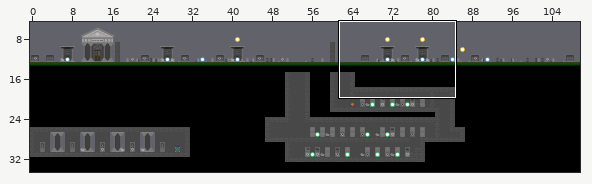
One commit to this Tiled map (JSON): assets/tilemaps/TheDeadKingRisingAlpha1-2.json. The first picture is a wide view before the edit; the outline marks the close-up.
Close-up. Old version:
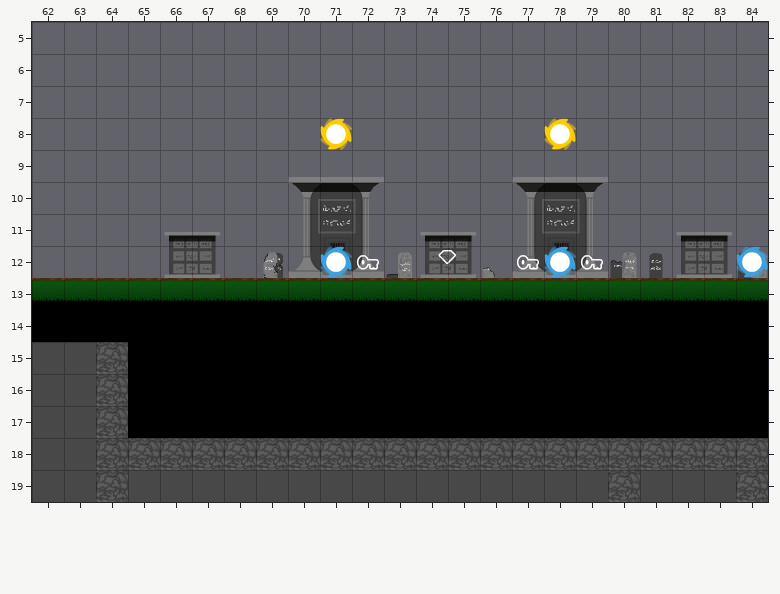
Cells are 64x64 px. Shown: x 62..84, y 5..19. The commit also changed other parts of the map, which this record leaves out.
And afterwards:
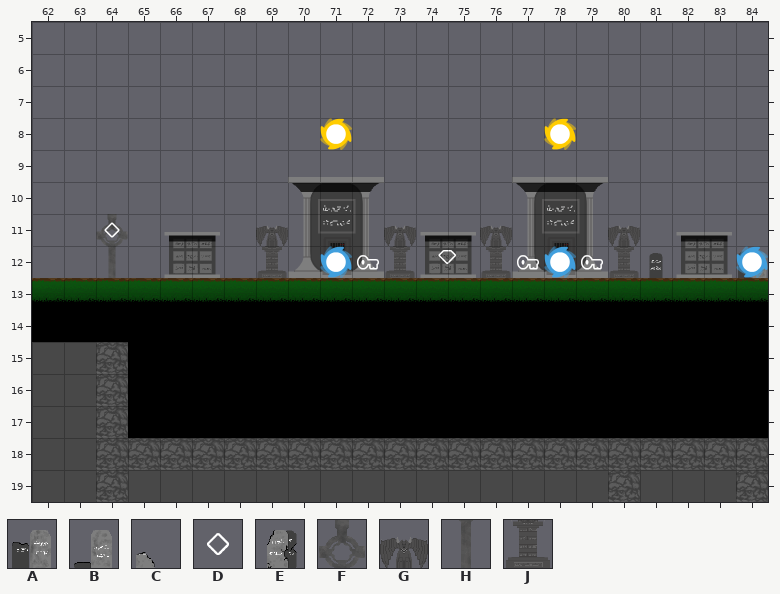
Key: from "tableauTiledTilesetCimetiere2": A 21, B 22, C 42, D 48, E 67, F 112, G 113, H 133, J 134.
_ is an empty cell, . an unchanged one.
Objects are placed by their top-left corner, in cells (3,4 is the top-left corner of cell 3,4); size is 1x1 cell unless given.
From old to new:
--- layer "derriere"
@@ x 64..80 @@
-11 _...._..._.._..._
-12 _....E...B..C...A
+11 F....G...G..G...G
+12 H....J...J..J...J
--- layer "bougies" (added)
+D "bougie6" at 64,11
Changed places in both close-ups, as pixel boxes (x1, y1, x2, y2):
added: (96, 214, 128, 278)
changed: (256, 226, 288, 278)
changed: (384, 226, 416, 278)
changed: (480, 226, 512, 278)
changed: (608, 226, 640, 278)
